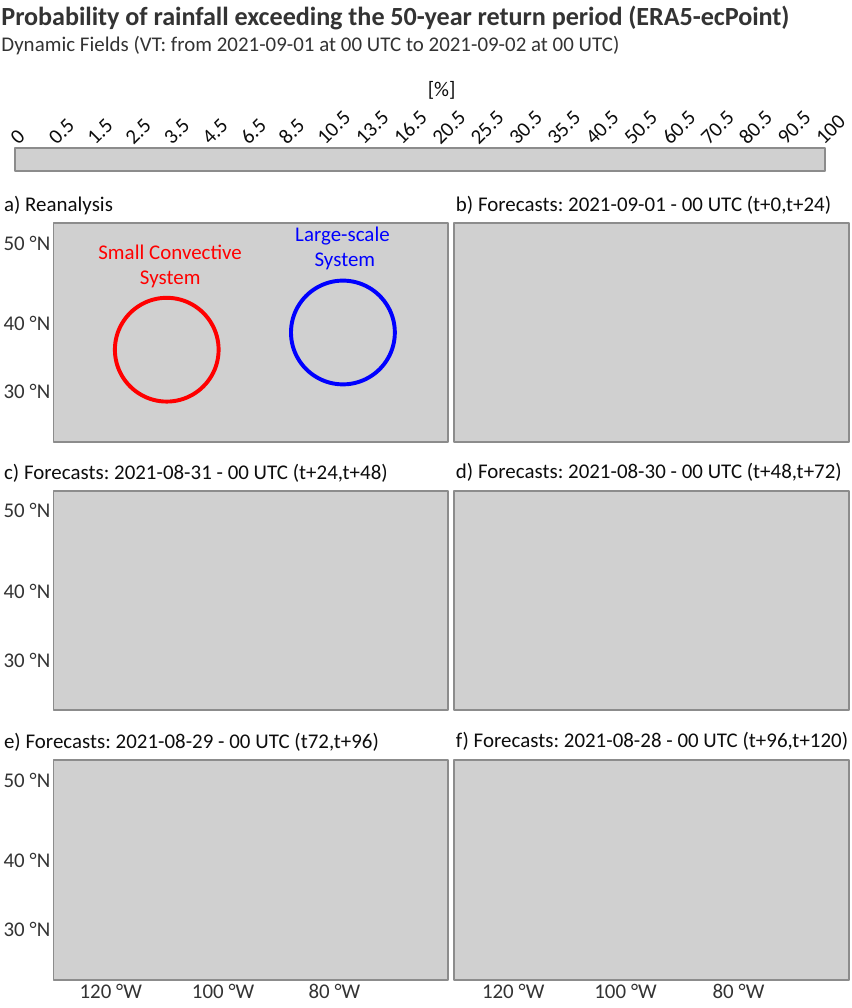
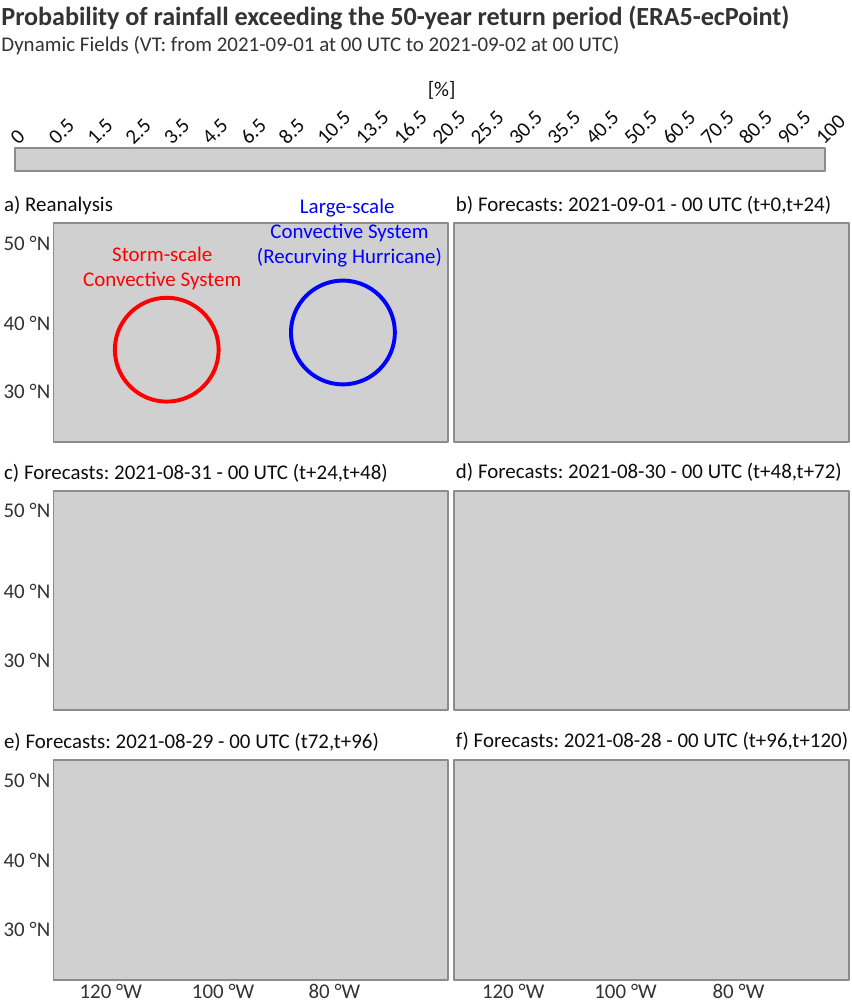
Before and after one commit to FatimaPillosu/thesis, a slide deck: slide 1 of chapter_04/figures/prob_tp_exceeding_50rp.pptx. Drawn at 852x1008 pixels with LibreOffice and Linux fonts; fonts in the diff are those of the drawing; grey boxes stand for pictures. Boxes give left, top, right and bottom in pixels: in the first picture for what was removed or moved away, otherwise in the second. Text is boxed around its words. In the diff, an @@ line names an element or a change of style, - is before the commit and + after.

```diff
--- a/chapter_04/figures/prob_tp_exceeding_50rp.pptx
+++ b/chapter_04/figures/prob_tp_exceeding_50rp.pptx
@@ text "Large-scale": place and size @@
-text "Large-scale" at bbox=[295, 226, 389, 270]
+text "Large-scale" at bbox=[257, 198, 442, 267]
@@ text at bbox=[257, 221, 442, 267]: text changed @@
-System
+Convective System
+(Recurving Hurricane)
@@ text at bbox=[83, 246, 242, 290]: text changed @@
-Small Convective System
+Storm-scale Convective System
```
Also in this commit, not shown: 3 other files.
